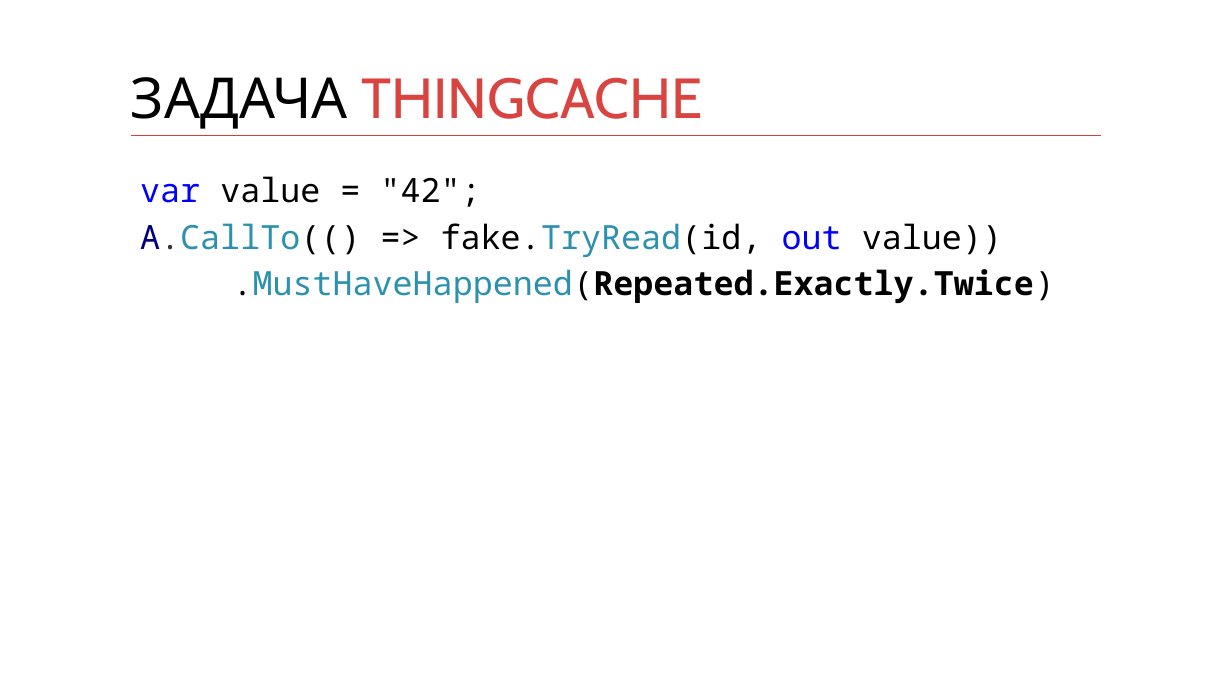
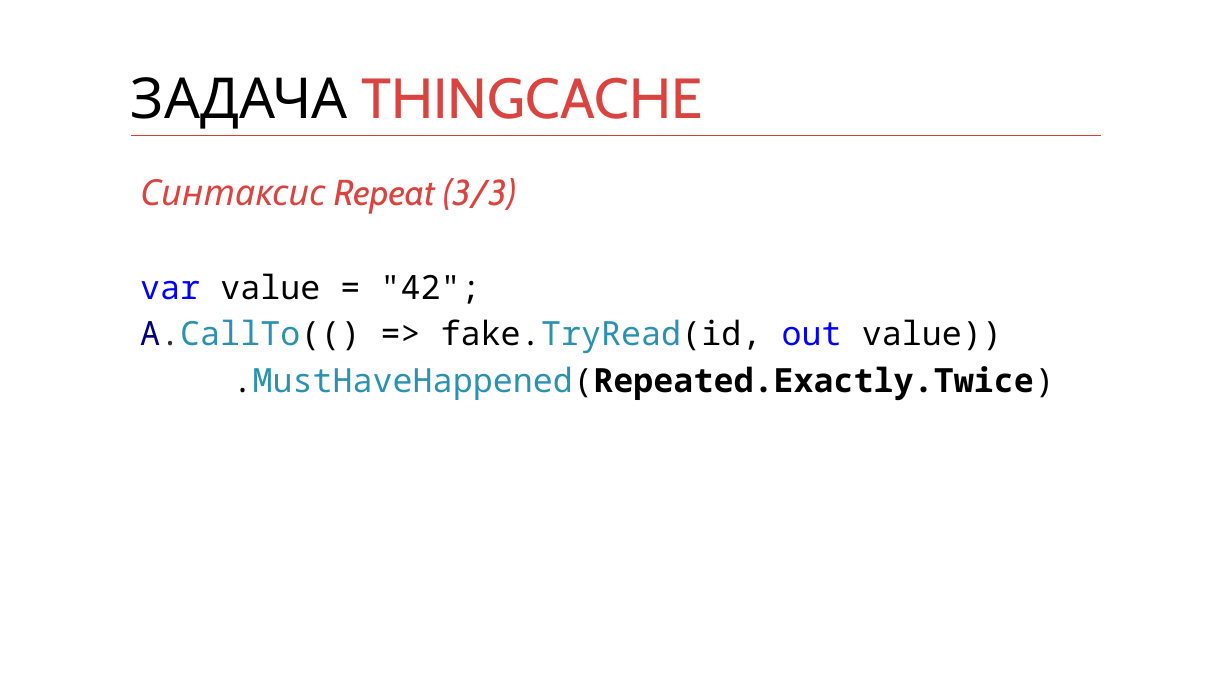
Before and after one commit to kontur-courses/mocks, a slide deck: slide 9 of mocks.pptx. Drawn at 1232x693 pixels with LibreOffice and Linux fonts; fonts in the diff are those of the drawing. Boxes give left, top, right and bottom in pixels: in the first picture for what was removed or moved away, otherwise in the second. Text is boxed around its words. In the diff, an @@ line names an element or a change of style, - is before the commit and + after.

Commit message:
slide fix: improved thing cache task descriptions

```diff
--- a/mocks.pptx
+++ b/mocks.pptx
@@ text at (140, 178, 516, 213): paragraph added @@
+Синтаксис Repeat (3/3)
```
Also in this commit, not shown: 3 other slides changed.
